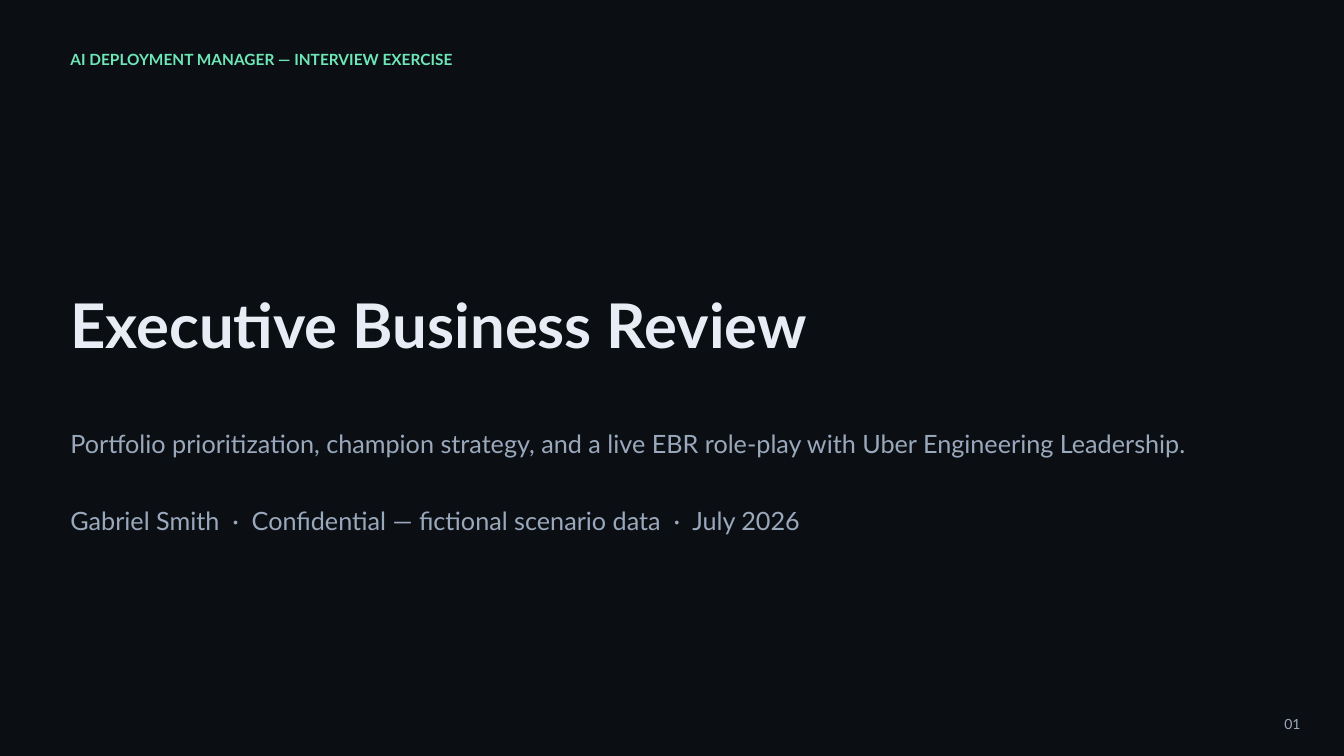
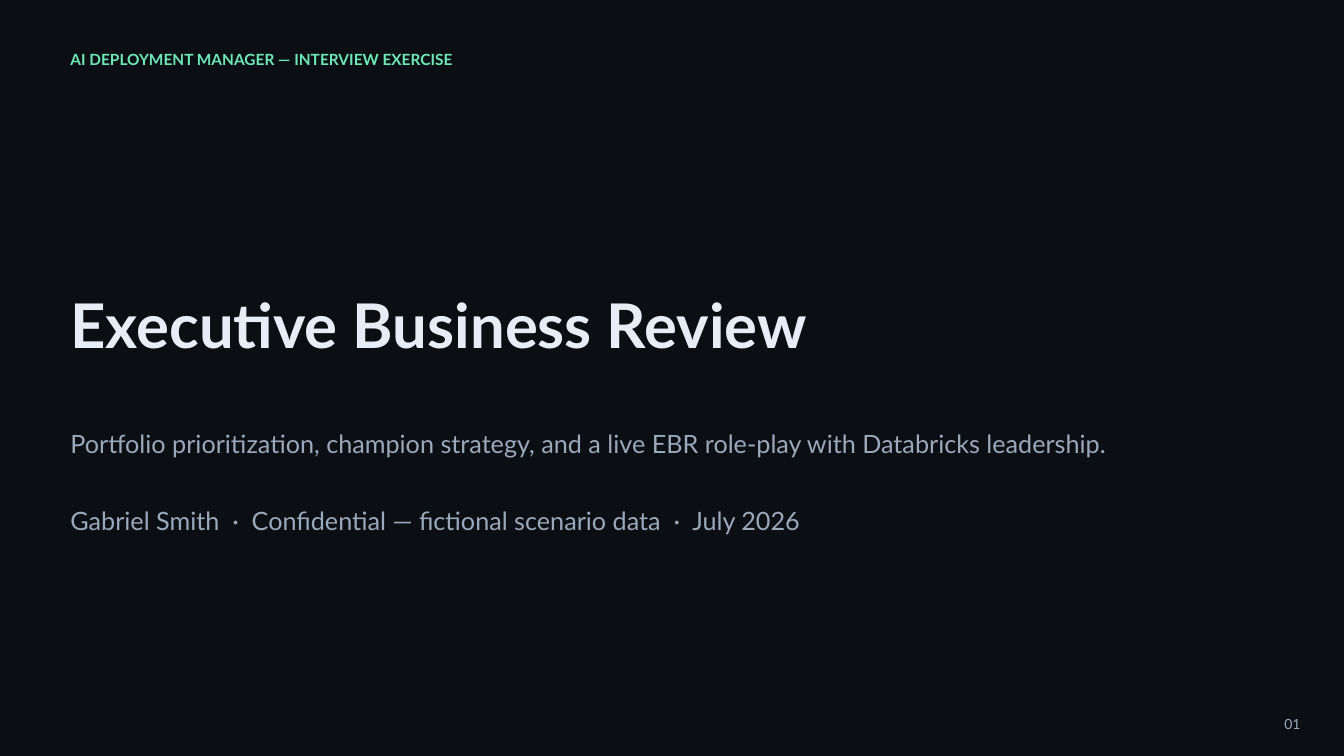
Before and after one commit to gsmith432/DEMO-blender, a slide deck: slide 1 of ebr-interview-deck/Executive_Business_Review_ADM_Interview.pptx. Drawn at 1344x756 pixels with LibreOffice and Linux fonts; fonts in the diff are those of the drawing. Boxes give left, top, right and bottom in pixels: in the first picture for what was removed or moved away, otherwise in the second. Text is boxed around its words. In the diff, an @@ line names an element or a change of style, - is before the commit and + after.

```diff
--- a/ebr-interview-deck/Executive_Business_Review_ADM_Interview.pptx
+++ b/ebr-interview-deck/Executive_Business_Review_ADM_Interview.pptx
@@ text at (70, 434, 1105, 458): text changed @@
-Portfolio prioritization, champion strategy, and a live EBR role-play with Uber Engineering Leadership.
+Portfolio prioritization, champion strategy, and a live EBR role-play with Databricks leadership.
```
Also in this commit, not shown: 9 other slides changed, 4 slides added, 4 slides removed, 1 other file.
